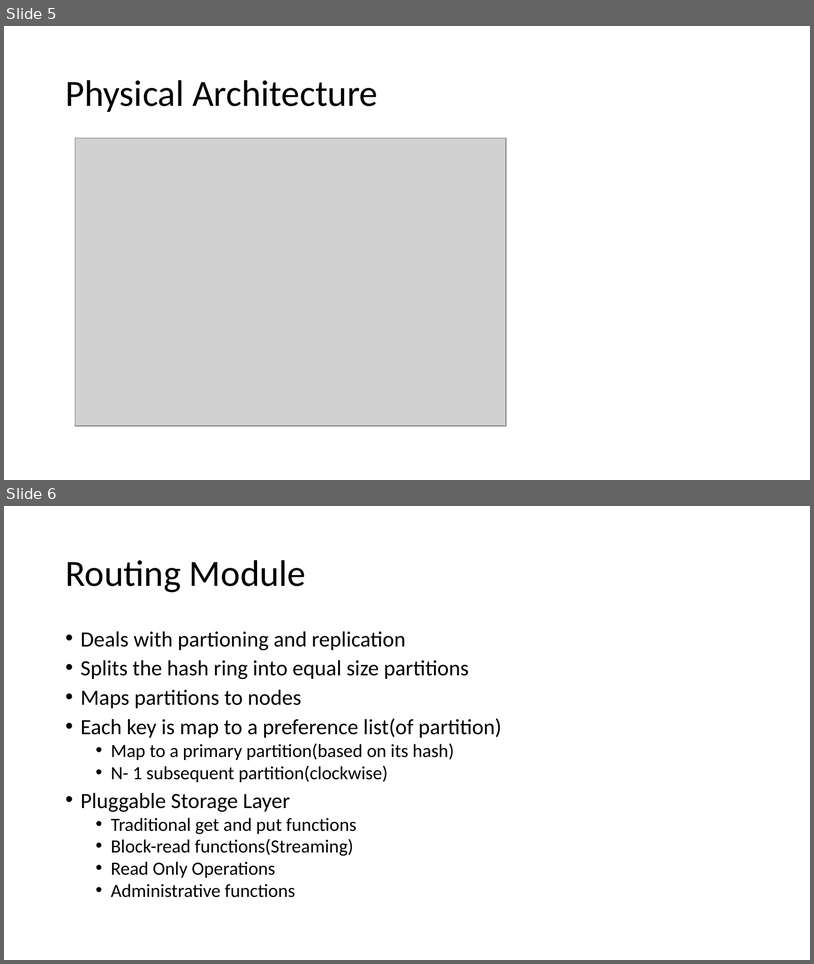
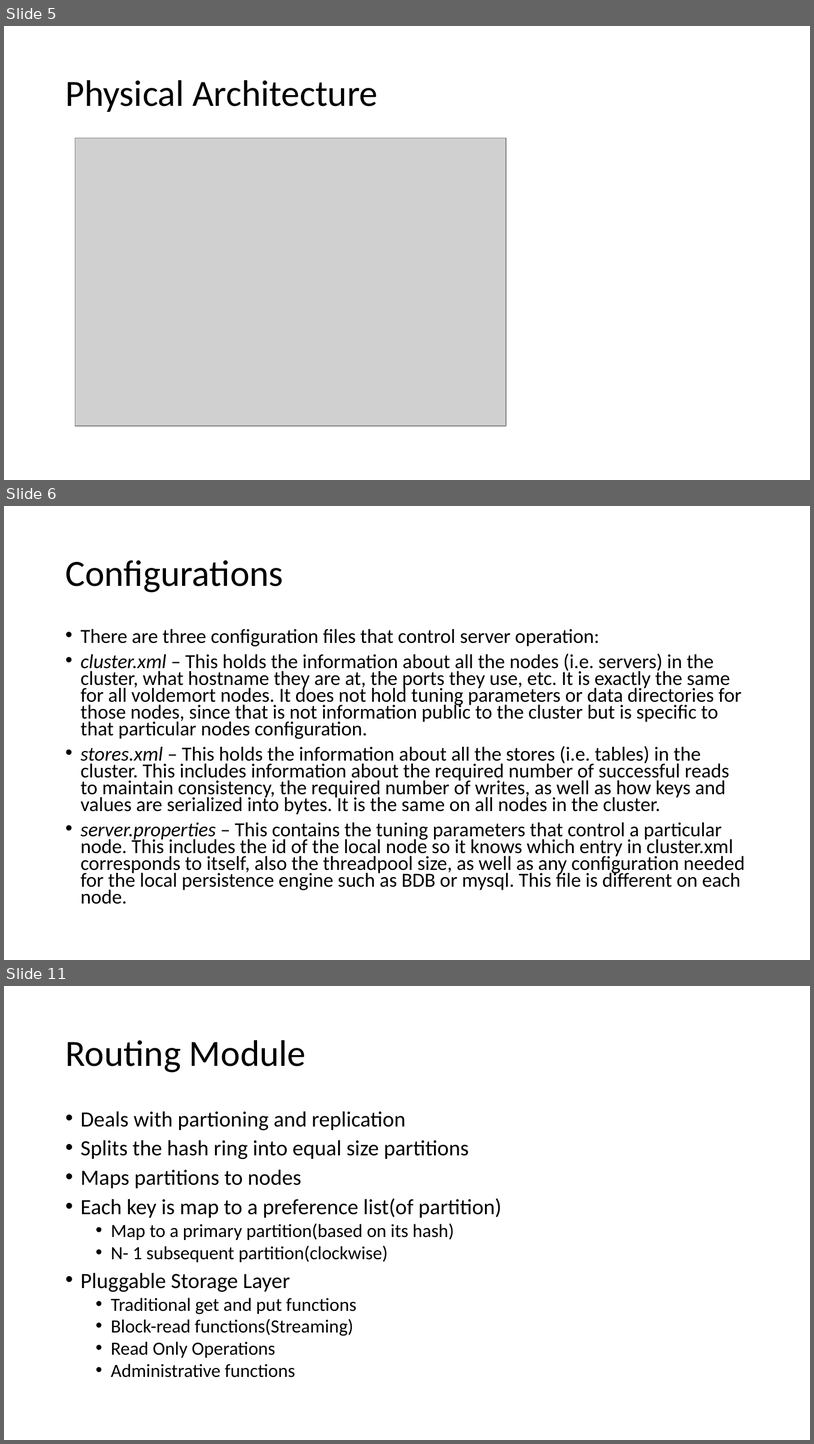
Before and after one commit to ashishgit1992/voldemort, a slide deck: voldemort_doc.pptx. Shown one above the other, each under a label of ours: slides 5 and 6 before the commit, slides 5, 6 and 11 after it; the slides between them are not shown. The pictures are 814x964 and 814x1444 pixels, drawn with LibreOffice and Linux fonts; fonts in the diff are those of the drawing; grey boxes stand for pictures. Boxes give left, top, right and bottom in pixels: in the first picture for what was removed or moved away, otherwise in the second. Text is boxed around its words. In the diff, an @@ line names an element or a change of style, - is before the commit and + after.

```diff
--- a/voldemort_doc.pptx
+++ b/voldemort_doc.pptx
@@ slide 6 added at box(4, 506, 810, 960), background #FFFFFF @@
@@ title added at box(65, 560, 284, 592), 44 pt, text #000000 @@
+Configurations
@@ text added at box(81, 629, 745, 904), 23.8 pt, text #000000 @@
+• There are three configuration files that control server operation:
+• cluster.xml – This holds the information about all the nodes (i.e. servers) in the cluster, what hostname they are at, the ports they use, etc. It is exactly the same for all voldemort nodes. It does not hold tuning parameters or data directories for those nodes, since that is not information public to the cluster but is specific to that particular nodes configuration.
+• stores.xml – This holds the information about all the stores (i.e. tables) in the cluster. This includes information about the required number of successful reads to maintain consistency, the required number of writes, as well as how keys and values are serialized into bytes. It is the same on all nodes in the cluster.
+• server.properties – This contains the tuning parameters that control a particular node. This includes the id of the local node so it knows which entry in cluster.xml corresponds to itself, also the threadpool size, as well as any configuration needed for the local persistence engine such as BDB or mysql. This file is different on each node.
@@ what was slide 6 is now slide 11 @@
```
Also in this commit, not shown: 1 slide changed, 6 other slides added, 2 slides removed, 1 other file.
